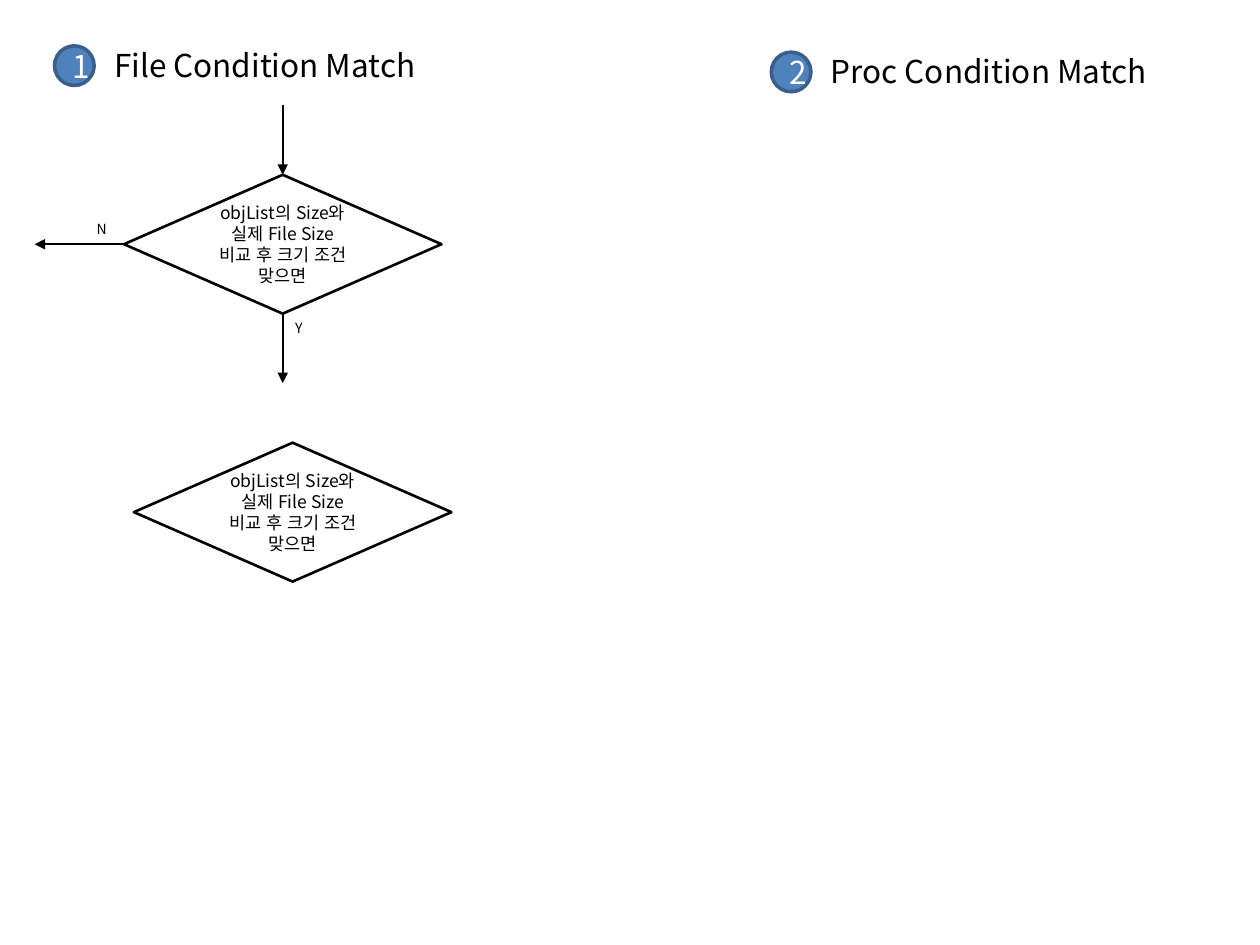
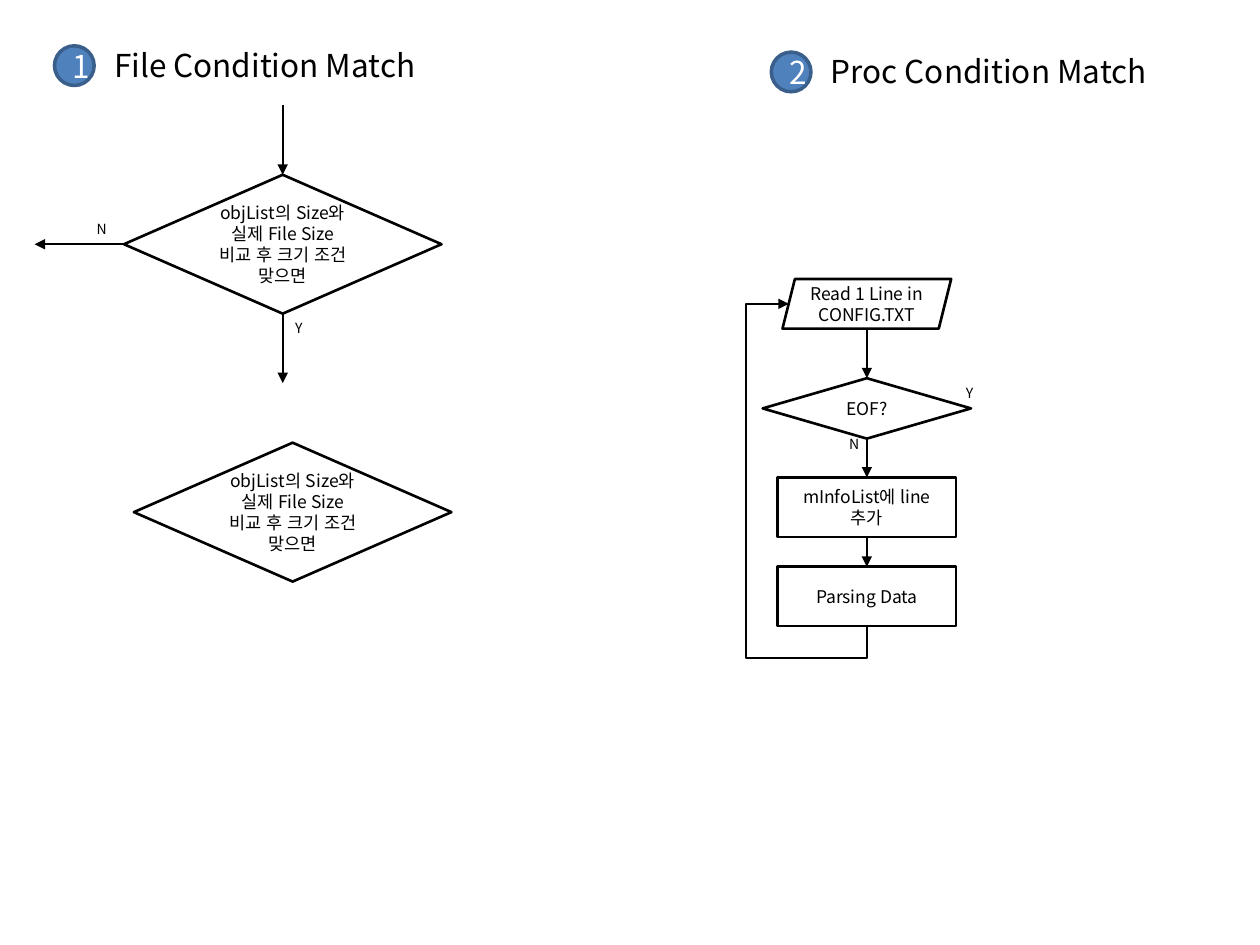
Before and after one commit to ambidext/CS_ConsoleGit, a slide deck: slide 5 of Monitoring/Flowchart.pptx (slide 4 before the commit). Drawn at 1260x945 pixels with LibreOffice and Linux fonts; fonts in the diff are those of the drawing. Boxes give left, top, right and bottom in pixels: in the first picture for what was removed or moved away, otherwise in the second. Text is boxed around its words. In the diff, an @@ line names an element or a change of style, - is before the commit and + after.

```diff
--- a/Monitoring/Flowchart.pptx
+++ b/Monitoring/Flowchart.pptx
@@ parallelogram added at <box>782,278,951,328</box>, outline #000000 1.5 pt, 10 pt, text #000000 @@
+Read 1 Line in
+CONFIG.TXT
@@ elbow arrow added from (867, 626) to (789, 304), #000000 1 pt @@
@@ arrow added from (867, 329) to (867, 378), #000000 1 pt @@
@@ diamond added at <box>762,378,970,438</box>, outline #000000 1.5 pt, 10 pt, text #000000 @@
+EOF?
@@ text added at <box>966,387,973,398</box>, 8 pt, text #000000 @@
+Y
@@ text added at <box>849,435,859,449</box>, 8 pt, text #000000 @@
+N
@@ arrow added from (867, 438) to (867, 478), #000000 1 pt @@
@@ rectangle added at <box>777,478,956,537</box>, outline #000000 1.5 pt, 10 pt, text #000000 @@
+mInfoList에 line 추가
@@ arrow added from (867, 537) to (867, 567), #000000 1 pt @@
@@ rectangle added at <box>777,567,956,626</box>, outline #000000 1.5 pt, 10 pt, text #000000 @@
+Parsing Data
```
Also in this commit, not shown: 2 other slides changed, 1 slide added, 1 other file.
